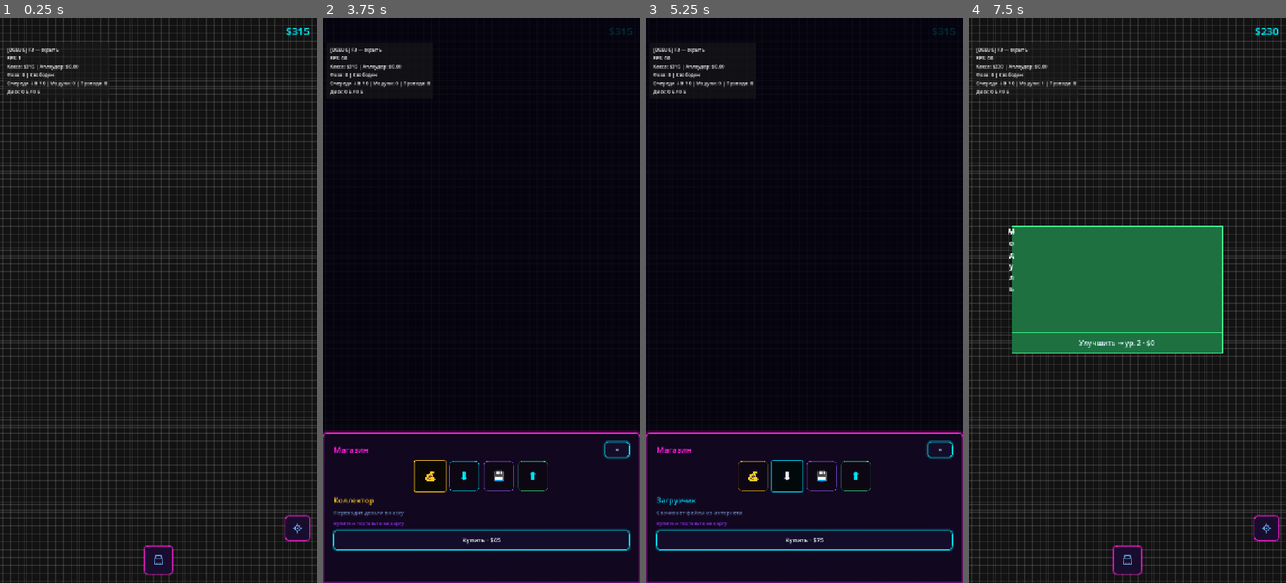
Above: before the commit, frames 1-4 (left to right).
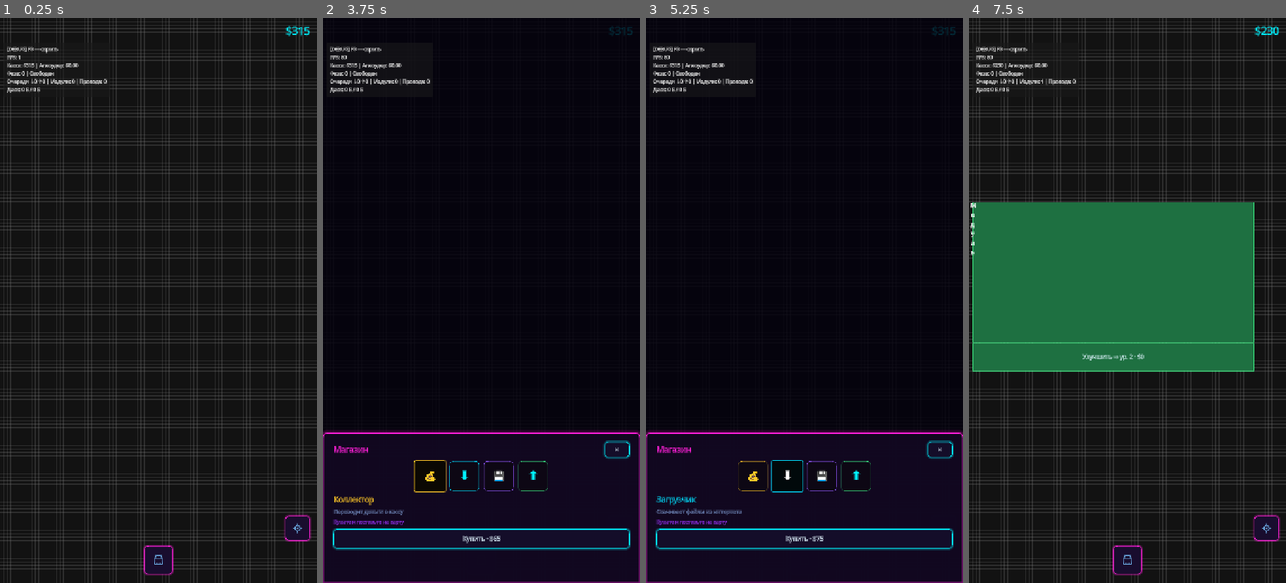
Above: after the commit, the same moments.

Repository: rkfsociety/UploadSimulator
Game: Godot game, scene res://scenes/main.tscn
Two runs of this game, one before a commit and one after it. Both use one fixed random seed, a clock stepped at 60 frames per second and the inputs below.
Inputs (mouse positions are in pixels of both pictures, inside the frame that each line leads up to):
- Up to frame 1 (0.25 s): no input
- Up to frame 2 (3.75 s): click (481, 560) at 0.5 s; click (620, 526) at 1.25 s; click "×" at 2 s; click (481, 560) at 2.75 s; click "💰" at 3.5 s
- Up to frame 3 (5.25 s): click "💰" at 4.25 s; click "⬇" at 5 s
- Up to frame 4 (7.5 s): click "💾" at 5.75 s; click "⬆" at 6.5 s; click "Купить · $85" at 7.25 s

The runs differ from the first frame. In frame 1, 32% of the frame differs, in the area x 0-100%, y 0-100%; in frame 2, 2.4%; in frame 3, 2.4%; in frame 4, 36%.
Error before the commit: Invalid access to property or key 'pressed' on a base object of type 'null instance'. (res://scripts/systems/blocks/placed_block.gd:89)
Error after the commit: Invalid assignment of property or key 'font_antialiasing' with value of type 'int' on a base object of type 'SystemFont'. (res://scripts/systems/ui/ui_fonts.gd…

Commit message:
Чёткий текст: SystemFont, крупнее клетка 64px, зум макс. 1.6×.
Модули не растягиваются до пикселей при сильном приближении камеры.

Diff:
--- a/project.godot
+++ b/project.godot
@@ -32,6 +32,11 @@
 window/size/viewport_height=1280
 window/stretch/mode="canvas_items"
 
+[gui]
+
+theme/default_font_multichannel_signed_distance_field=true
+theme/default_font_generate_mipmaps=false
+
 [rendering]
 
 renderer/rendering_method="gl_compatibility"
--- a/scenes/blocks/placed_block.tscn
+++ b/scenes/blocks/placed_block.tscn
@@ -5,10 +5,10 @@
 [ext_resource type="Theme" path="res://themes/placed_block_theme.tres" id="3_theme"]
 
 [node name="PlacedBlock" type="Control"]
-custom_minimum_size = Vector2(480, 288)
+custom_minimum_size = Vector2(640, 384)
 layout_mode = 0
-offset_right = 480.0
-offset_bottom = 288.0
+offset_right = 640.0
+offset_bottom = 384.0
 mouse_filter = 2
 clip_contents = false
 theme = ExtResource("3_theme")
@@ -26,7 +26,7 @@
 
 [node name="MainPanel" type="Control" parent="RootVBox"]
 unique_name_in_owner = true
-custom_minimum_size = Vector2(480, 240)
+custom_minimum_size = Vector2(640, 320)
 layout_mode = 2
 size_flags_horizontal = 3
 size_flags_vertical = 3
@@ -103,7 +103,7 @@
 
 [node name="UpgradePanel" type="Control" parent="RootVBox"]
 unique_name_in_owner = true
-custom_minimum_size = Vector2(480, 48)
+custom_minimum_size = Vector2(640, 64)
 layout_mode = 2
 size_flags_horizontal = 3
 size_flags_vertical = 8
--- a/scripts/core/defs/grid_defs.gd
+++ b/scripts/core/defs/grid_defs.gd
@@ -2,8 +2,8 @@
 class_name GridDefs
 ## Сетка 100×100 клеток; (0, 0) — центр карты.
 
-# Клетка сетки: модуль 10×6 клеток ≈ прежний размер в пикселях (6×4 при 80px)
-const CELL_SIZE := 48
+# Клетка сетки крупнее — текст модулей читается без «лесенки» при умеренном зуме
+const CELL_SIZE := 64
 const GRID_CELLS := 100
 const GRID_HALF := GRID_CELLS / 2
 # Единый след модуля на поле: альбомная ориентация, в пределах 8×5 … 20×20
--- a/scripts/debug/debug_overlay.gd
+++ b/scripts/debug/debug_overlay.gd
@@ -43,6 +43,7 @@
 	_panel.add_child(margin)
 
 	_label = Label.new()
+	_label.add_theme_font_override("font", UiFonts.default_font())
 	_label.add_theme_font_size_override("font_size", 11)
 	_label.mouse_filter = Control.MOUSE_FILTER_IGNORE
 	margin.add_child(_label)
--- a/scripts/systems/blocks/placed_block.gd
+++ b/scripts/systems/blocks/placed_block.gd
@@ -71,9 +71,10 @@
 
 
 func _ready() -> void:
-	# Тема: отступы, шрифты и базовые стили (см. themes/placed_block_theme.tres)
+	# Тема: отступы, стили; шрифт — векторный SystemFont (см. themes/placed_block_theme.tres)
 	if theme == null:
 		theme = get_block_theme()
+	UiFonts.apply_to_theme(theme, 16, 13, 11)
 	_apply_root_layout()
 	_view = PlacedBlockView.new(
 		_main_panel,
--- a/scripts/systems/blocks/placed_block_theme.gd
+++ b/scripts/systems/blocks/placed_block_theme.gd
@@ -6,6 +6,7 @@
 static func build() -> Theme:
 	var c := MinimalUI.colors()
 	var theme := Theme.new()
+	UiFonts.apply_to_theme(theme, 16, 13, 11)
 	# Отступы основной панели
 	theme.set_constant("margin_left", "MarginContainer", 10)
 	theme.set_constant("margin_top", "MarginContainer", 8)
@@ -15,13 +16,13 @@
 	theme.set_constant("separation", "HBoxContainer", 2)
 	theme.set_constant("separation", "VBoxContainer", 1)
 	# Заголовок модуля
-	theme.set_font_size("font_size", &"title", 14)
+	theme.set_font_size("font_size", &"title", 16)
 	theme.set_color("font_color", &"title", c.text)
 	# Метрика
-	theme.set_font_size("font_size", &"metric", 12)
+	theme.set_font_size("font_size", &"metric", 13)
 	theme.set_color("font_color", &"metric", c.text)
 	# Статус
-	theme.set_font_size("font_size", &"state", 11)
+	theme.set_font_size("font_size", &"state", 12)
 	theme.set_color("font_color", &"state", c.text_dim)
 	# Кнопка действия (кэш MinimalUI)
 	theme.set_stylebox("normal", "Button", MinimalUI.cached_action_normal())
@@ -34,7 +35,7 @@
 	theme.set_stylebox("normal", &"action", MinimalUI.cached_action_normal())
 	theme.set_stylebox("hover", &"action", MinimalUI.cached_action_hover())
 	# Кнопка улучшения (плоская, цвет акцента задаётся во view)
-	theme.set_font_size("font_size", &"upgrade", 12)
+	theme.set_font_size("font_size", &"upgrade", 13)
 	theme.set_color("font_color", &"upgrade", c.text)
 	theme.set_color("font_hover_color", &"upgrade", c.text)
 	theme.set_color("font_pressed_color", &"upgrade", Color.WHITE)
--- a/scripts/systems/field/field_map_constants.gd
+++ b/scripts/systems/field/field_map_constants.gd
@@ -3,7 +3,8 @@
 ## Константы поля карты (камера, ввод, провода, превью).
 
 const ZOOM_MIN := 0.2
-const ZOOM_MAX := 3.5
+# Максимальное приближение: иначе Control масштабируется растром и текст «сыпется»
+const ZOOM_MAX := 1.6
 const ZOOM_WHEEL_STEP := 1.12
 const DRAG_THRESHOLD := 6.0
 const PAN_CLAMP_MARGIN := 0.0
--- a/scripts/systems/ui/minimal_ui_theme.gd
+++ b/scripts/systems/ui/minimal_ui_theme.gd
@@ -6,6 +6,7 @@
 static func build() -> Theme:
 	var c := MinimalUI.colors()
 	var theme := Theme.new()
+	UiFonts.apply_to_theme(theme, 24, 14, 12)
 	# Кнопка действия
 	theme.set_stylebox("normal", &"action", MinimalUI.cached_action_normal())
 	theme.set_stylebox("hover", &"action", MinimalUI.cached_action_hover())
--- /dev/null
+++ b/scripts/systems/ui/ui_fonts.gd
@@ -0,0 +1,43 @@
+extends RefCounted
+class_name UiFonts
+## Векторные системные шрифты UI (без растровых .ttf в репозитории).
+
+
+static var _default: Font
+static var _bold: Font
+
+
+# Базовый шрифт интерфейса: системный, сглаживание для мелкого текста на карте
+static func default_font() -> Font:
+	if _default == null:
+		var f := SystemFont.new()
+		f.font_names = PackedStringArray(["Segoe UI", "Roboto", "Noto Sans", "Arial", "sans-serif"])
+		f.font_antialiasing = TextServer.FONT_ANTIALIASING_GRAY
+		f.hinting = TextServer.HINTING_LIGHT
+		f.subpixel_positioning = TextServer.SUBPIXEL_POSITIONING_AUTO
+		_default = f
+	return _default
+
+
+# Чуть жирнее для заголовков модулей
+static func title_font() -> Font:
+	if _bold == null:
+		var f := SystemFont.new()
+		f.font_names = PackedStringArray(["Segoe UI Semibold", "Roboto Medium", "Noto Sans", "Arial", "sans-serif"])
+		f.font_weight = 600
+		f.font_antialiasing = TextServer.FONT_ANTIALIASING_GRAY
+		f.hinting = TextServer.HINTING_LIGHT
+		f.subpixel_positioning = TextServer.SUBPIXEL_POSITIONING_AUTO
+		_bold = f
+	return _bold
+
+
+static func apply_to_theme(theme: Theme, title_size: int, body_size: int, small_size: int) -> void:
+	var body := default_font()
+	var title := title_font()
+	theme.default_font = body
+	theme.default_font_size = body_size
+	for variation in [&"title", &"metric", &"balance", &"shop_icon"]:
+		theme.set_font("font", variation, title)
+	for variation in [&"state", &"dim", &"hint", &"action", &"upgrade", &"balance_small", &"icon"]:
+		theme.set_font("font", variation, body)
Not shown, changed: README.md
